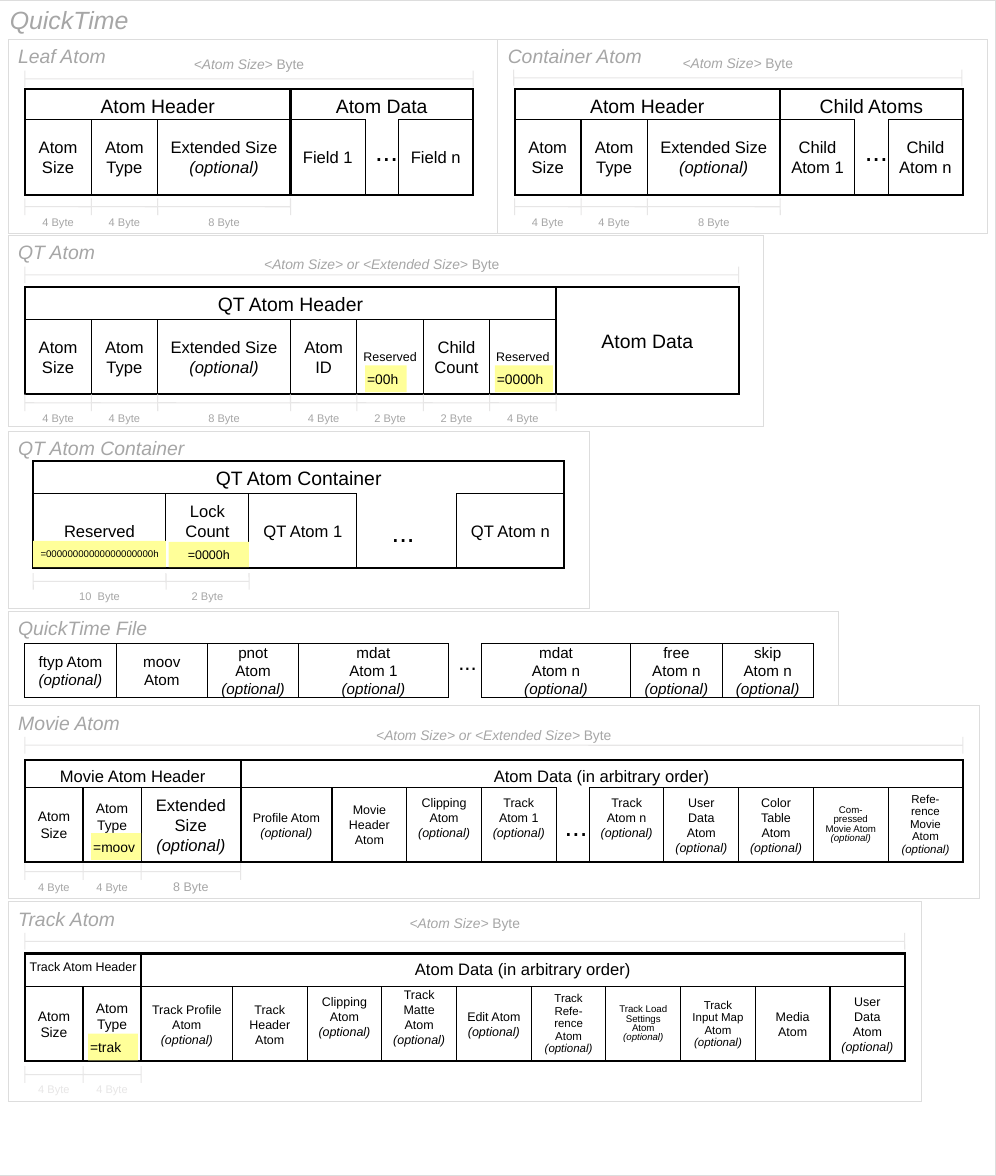
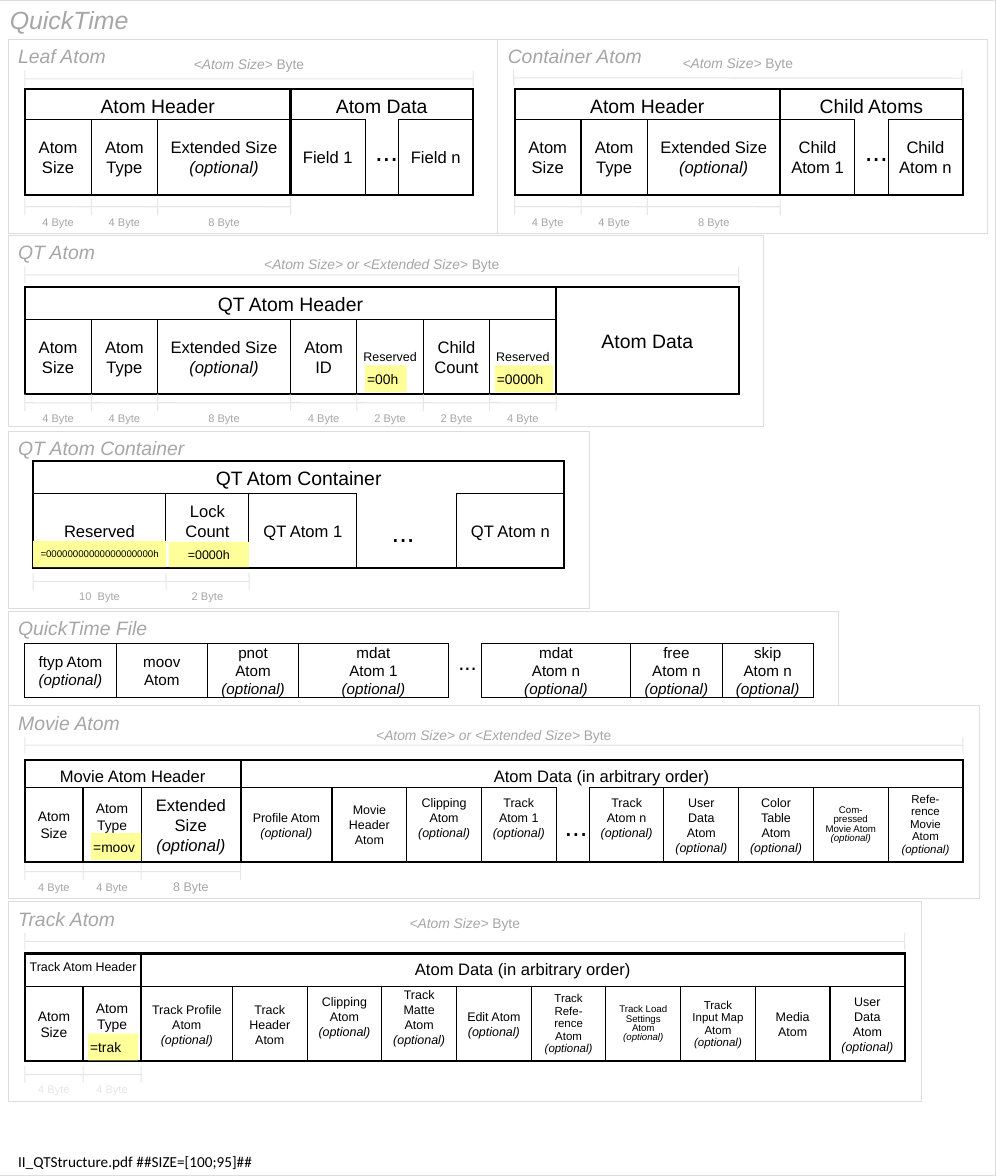
Before and after one commit to jebbard/jMeta, a slide deck: slide 6 of jMetaDocs/DesignConcept/figures/FiguresBig.ppt. Drawn at 996x1176 pixels with LibreOffice and Linux fonts; fonts in the diff are those of the drawing. Boxes give left, top, right and bottom in pixels: in the first picture for what was removed or moved away, otherwise in the second. Text is boxed around its words. In the diff, an @@ line names an element or a change of style, - is before the commit and + after.

```diff
--- a/jMetaDocs/DesignConcept/figures/FiguresBig.ppt
+++ b/jMetaDocs/DesignConcept/figures/FiguresBig.ppt
@@ text added at box(18, 1156, 251, 1170), 11 pt, text #000000 @@
+II_QTStructure.pdf ##SIZE=[100;95]##
```
Also in this commit, not shown: 8 other slides changed, 46 other files.
